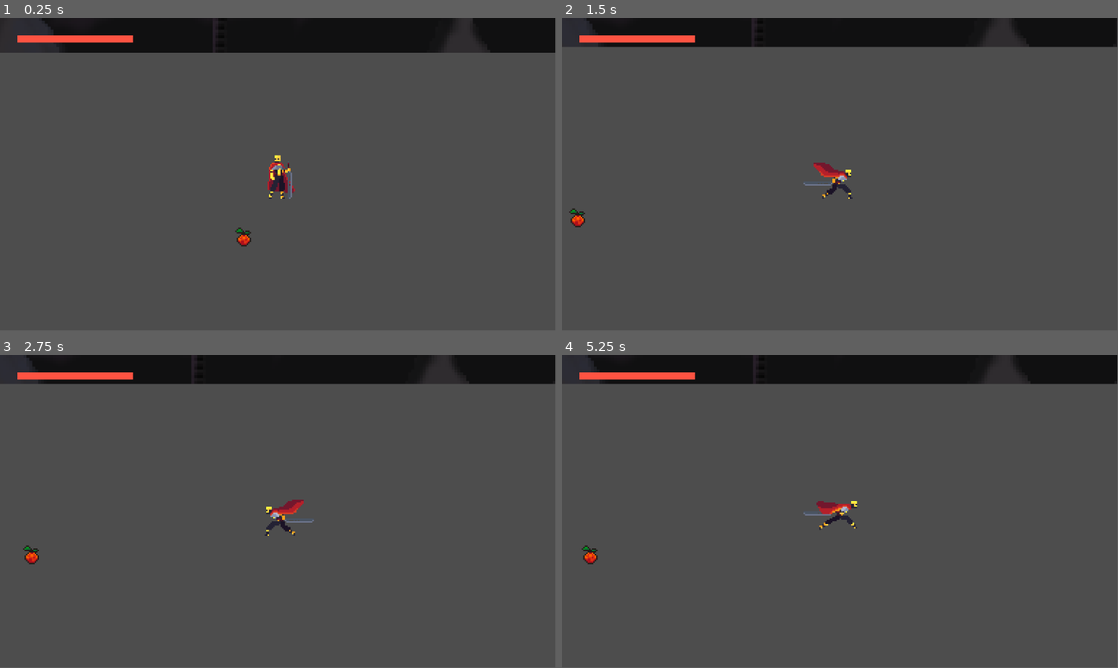
Above: before the commit, frames 1-4 (two rows, left to right).
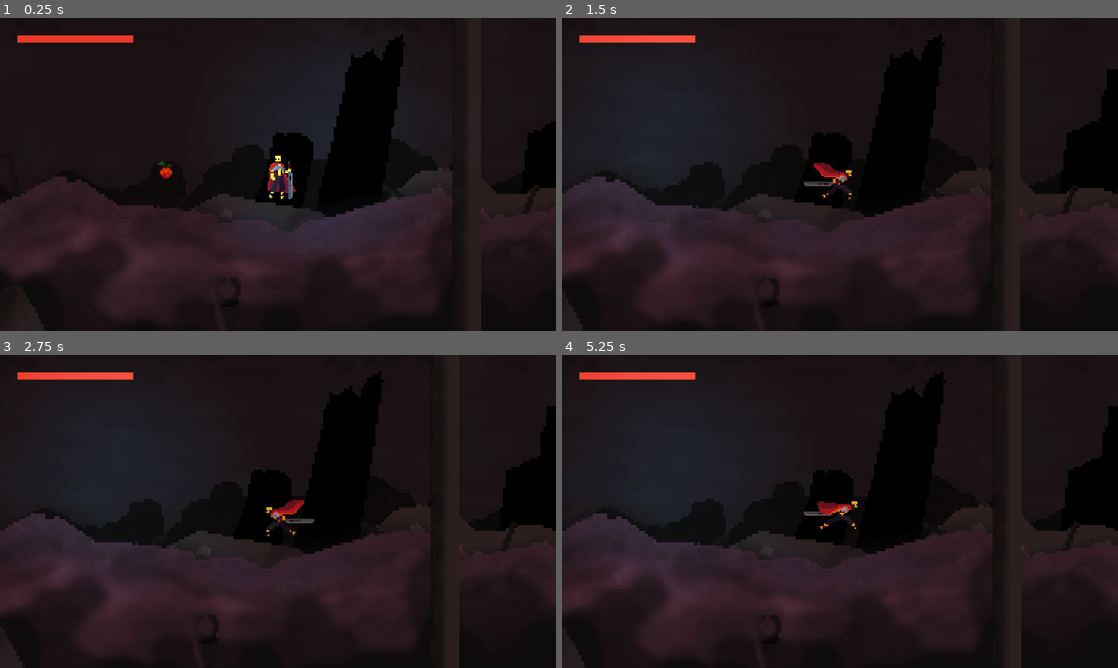
Above: after the commit, the same moments.

Repository: etbay/In-The-Makers_image
Game: Godot game, scene res://scenes/level_1.tscn
Two runs of this game, one before a commit and one after it. Both use one fixed random seed, a clock stepped at 60 frames per second and the inputs below.
Inputs (mouse positions are in pixels of both pictures, inside the frame that each line leads up to):
- Up to frame 1 (0.25 s): no input
- Up to frame 2 (1.5 s): move the mouse to (962, 158) at 0.52 s; hold D (move_right) from 0.53 s (still down); click (962, 158) at 0.6 s; tap Space (jump) at 0.77 s; tap Shift (dash) at 0.8, 1.35 s; move the mouse to (728, 190) at 1.27 s
- Up to frame 3 (2.75 s): tap Space (jump) at 1.52 s; click (166, 527) at 1.55 s; move the mouse to (333, 442) at 2.02 s; release D (move_right) at 2.03 s; hold A (move_left) from 2.03 s (still down); click (333, 442) at 2.1 s; tap Shift (dash) at 2.3 s
- Up to frame 4 (5.25 s): move the mouse to (812, 574) at 2.77 s; release A (move_left) at 2.78 s; hold D (move_right) 2.78-4.28 s; tap Shift (dash) at 2.85, 3.8, 5.1 s; tap Space (jump) at 3.02, 3.77, 4.52 s; click (812, 574) at 3.05 s; move the mouse to (1006, 558) at 3.52 s; hold Ctrl (slow_time) 3.53-4.28 s; move the mouse to (673, 464) at 4.27 s; hold A (move_left) 4.28-5.03 s; click (673, 464) at 4.35 s; move the mouse to (867, 511) at 5.02 s; hold D (move_right) from 5.03 s (still down)
In our replay, the window is 799x449 before the commit and 800x450 after it. These sizes can differ from the game's own. Grey fills any space a smaller window leaves; there, only what the larger window draws over its background counts as a difference.

The runs differ from the first frame. In frame 1, 90% of the frame differs, in the area x 0-100%, y 0-100%; in frame 2, 91%; in frame 3, 91%; in frame 4, 91%.

Commit message:
added parallax

Diff:
--- a/project.godot
+++ b/project.godot
@@ -13,6 +13,11 @@
 config/name="Crimson Game Jam 2024"
 run/main_scene="res://scenes/level_1.tscn"
 config/features=PackedStringArray("4.3", "Forward Plus")
+
+[display]
+
+window/size/mode=3
+window/stretch/mode="viewport"
 
 [input]
 
--- a/scenes/level_1.tscn
+++ b/scenes/level_1.tscn
@@ -1,10 +1,9 @@
-[gd_scene load_steps=10 format=3 uid="uid://c4o2c3alm8aee"]
+[gd_scene load_steps=11 format=3 uid="uid://c4o2c3alm8aee"]
 
 [ext_resource type="PackedScene" uid="uid://docergpbnrtt7" path="res://scenes/player.tscn" id="1_fk7hs"]
 [ext_resource type="Script" path="res://scripts/game.gd" id="1_jntnx"]
 [ext_resource type="PackedScene" uid="uid://c63ujwnqgimxp" path="res://scenes/health_pickup.tscn" id="1_mofkx"]
 [ext_resource type="Texture2D" uid="uid://c8v4q27f1utix" path="res://assets/desolate_world_background.png" id="2_uq7g2"]
-[ext_resource type="Texture2D" uid="uid://dhj5ab7tueofo" path="res://assets/player/dashattack.png" id="4_uc6m3"]
 
 [sub_resource type="StyleBoxFlat" id="StyleBoxFlat_tqfl7"]
 bg_color = Color(0.999984, 0.803284, 0.770477, 1)
@@ -19,14 +18,25 @@
 [sub_resource type="WorldBoundaryShape2D" id="WorldBoundaryShape2D_q6rhk"]
 distance = -72.0
 
+[sub_resource type="Gradient" id="Gradient_2kwq8"]
+offsets = PackedFloat32Array(0, 0.628788)
+colors = PackedColorArray(1, 1, 1, 1, 0, 0, 0, 1)
+
+[sub_resource type="GradientTexture2D" id="GradientTexture2D_jtcne"]
+gradient = SubResource("Gradient_2kwq8")
+width = 239
+height = 214
+fill = 1
+fill_from = Vector2(0.491453, 0.495726)
+
 [node name="Level 1" type="Node2D" node_paths=PackedStringArray("health_bar", "health_component")]
 script = ExtResource("1_jntnx")
 health_bar = NodePath("Player/Camera2D/MarginContainer/VBoxContainer/HBoxContainer/HealthBar")
 health_component = NodePath("Player/HealthComponent")
 
 [node name="Parallax2D" type="Parallax2D" parent="."]
-scroll_scale = Vector2(0.1, 0.3)
-scroll_offset = Vector2(10, 0)
+scroll_scale = Vector2(0.1, 0.2)
+scroll_offset = Vector2(10, 250)
 repeat_size = Vector2(420, 0)
 repeat_times = 12
 screen_offset = Vector2(5, 0)
@@ -36,25 +46,8 @@
 texture = ExtResource("2_uq7g2")
 
 [node name="Player" parent="." instance=ExtResource("1_fk7hs")]
-position = Vector2(-53.2317, 0.944939)
+position = Vector2(-105.684, 16.8656)
 metadata/_edit_group_ = true
-
-[node name="Sprite2D" parent="Player" index="0"]
-texture = ExtResource("4_uc6m3")
-flip_h = true
-hframes = 6
-
-[node name="CollisionShape2D" parent="Player/Hurtbox" index="0"]
-rotation = 0.0
-scale = Vector2(1, 0.3)
-
-[node name="Legs" parent="Player/Hurtbox" index="1"]
-rotation = 0.0
-scale = Vector2(2, 1.4)
-
-[node name="CollisionShape2D" parent="Player/Hitbox" index="0"]
-rotation = 0.0
-scale = Vector2(1e-05, 1e-05)
 
 [node name="Camera2D" type="Camera2D" parent="Player"]
 zoom = Vector2(3, 3)
@@ -91,7 +84,7 @@
 metadata/_edit_use_anchors_ = true
 
 [node name="HealthPickup" parent="." instance=ExtResource("1_mofkx")]
-position = Vector2(-76.4675, 66.8781)
+position = Vector2(-182.931, 33.4902)
 metadata/_edit_group_ = true
 
 [node name="StaticBody2D" type="StaticBody2D" parent="."]
@@ -115,6 +108,16 @@
 rotation = 3.14159
 shape = SubResource("WorldBoundaryShape2D_q6rhk")
 
+[node name="PointLight2D" type="PointLight2D" parent="."]
+position = Vector2(-67.5862, 7.73805)
+color = Color(0.197892, 0.777381, 0.922763, 1)
+texture = SubResource("GradientTexture2D_jtcne")
+
+[node name="DirectionalLight2D" type="DirectionalLight2D" parent="."]
+color = Color(0.198522, 0.707147, 0.846563, 1)
+energy = 0.42
+blend_mode = 1
+
 [editable path="Player"]
 [editable path="Player/Hurtbox"]
 [editable path="Player/Hitbox"]
--- a/scenes/player.tscn
+++ b/scenes/player.tscn
@@ -4648,6 +4648,7 @@
 frame = 2
 
 [node name="PhysicsHitbox" type="CollisionShape2D" parent="."]
+visible = false
 position = Vector2(0, 4.5)
 shape = SubResource("RectangleShape2D_3idhp")
 
@@ -4656,6 +4657,7 @@
 player = NodePath("..")
 
 [node name="Hurtbox" parent="." node_paths=PackedStringArray("health_component") instance=ExtResource("3_2lc15")]
+visible = false
 collision_layer = 8
 collision_mask = 16
 health_component = NodePath("../HealthComponent")
@@ -4671,6 +4673,7 @@
 shape = SubResource("CapsuleShape2D_dice2")
 
 [node name="Hitbox" parent="." instance=ExtResource("4_b3pke")]
+visible = false
 collision_layer = 4
 collision_mask = 32
 
